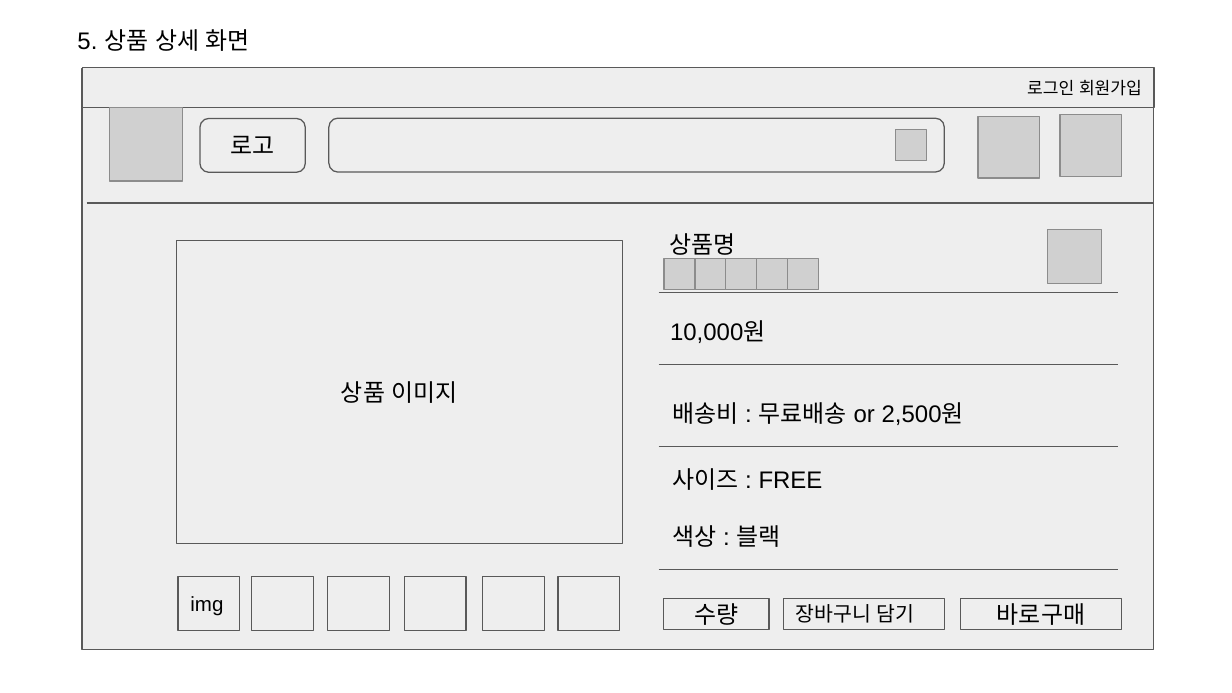
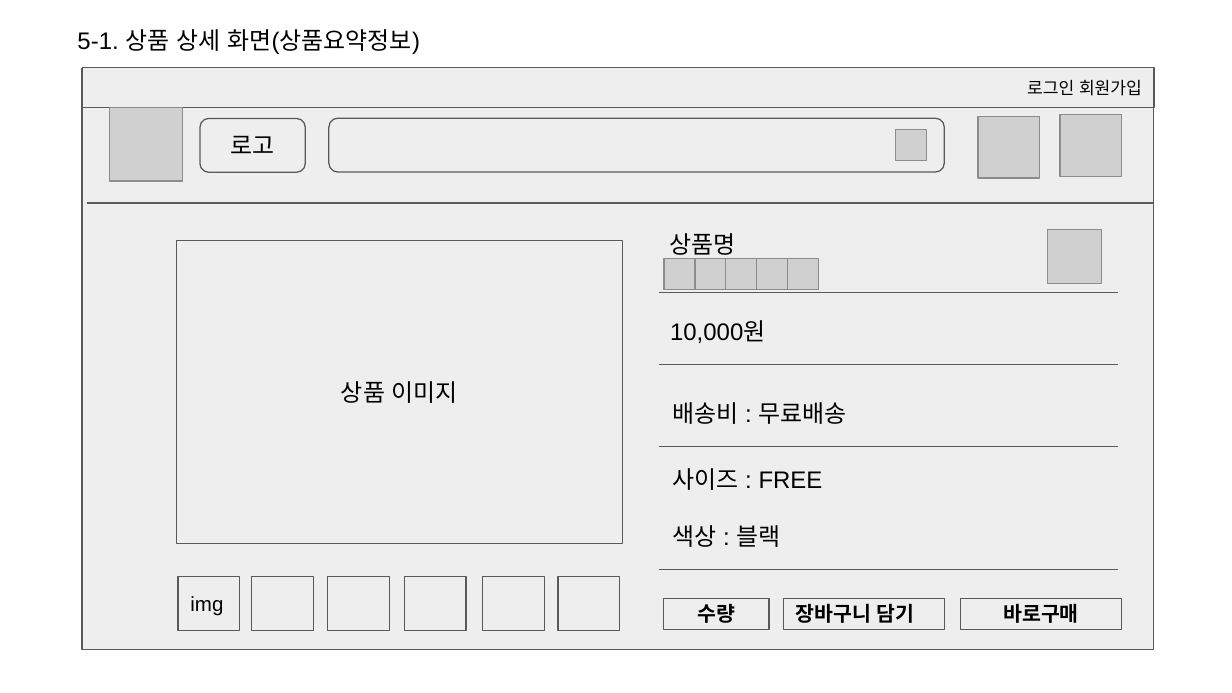
Before and after one commit to smileeeey/DDoreka, a slide deck: slide 9 of doc/공통 프로젝트(쇼핑몰).pptx. Drawn at 1232x693 pixels with LibreOffice and Linux fonts; fonts in the diff are those of the drawing; grey boxes stand for pictures. Boxes give left, top, right and bottom in pixels: in the first picture for what was removed or moved away, otherwise in the second. Text is boxed around its words. In the diff, an @@ line names an element or a change of style, - is before the commit and + after.

```diff
--- a/doc/공통 프로젝트(쇼핑몰).pptx
+++ b/doc/공통 프로젝트(쇼핑몰).pptx
@@ text at bbox=[77, 29, 420, 54]: text changed @@
-5. 상품 상세 화면
+5-1. 상품 상세 화면(상품요약정보)
@@ text at bbox=[672, 402, 847, 424]: text changed @@
-배송비 : 무료배송 or 2,500원
+배송비 : 무료배송
@@ rectangle "수량" at bbox=[664, 599, 770, 630]: size 14 to 12 pt, bold on @@
@@ rectangle "장바구니 담기" at bbox=[784, 599, 945, 630]: bold on @@
@@ rectangle "바로구매" at bbox=[961, 599, 1122, 630]: size 14 to 12 pt, bold on @@
```
Also in this commit, not shown: 11 other slides changed, 17 slides added, 4 other files.
